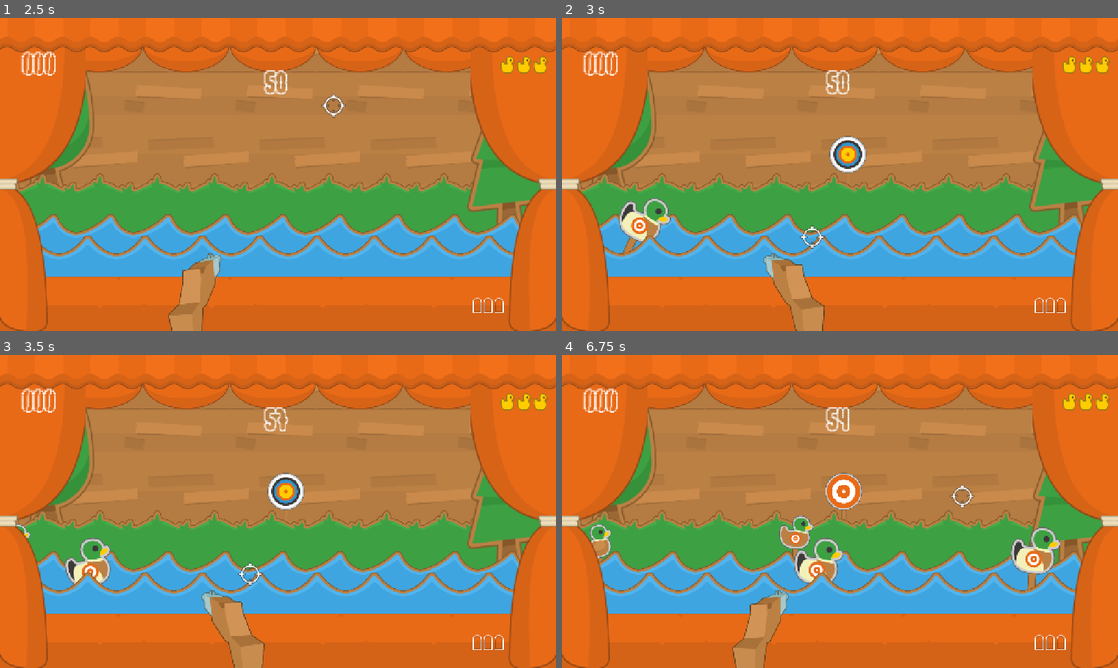
Above: before the commit, frames 1-4 (two rows, left to right).
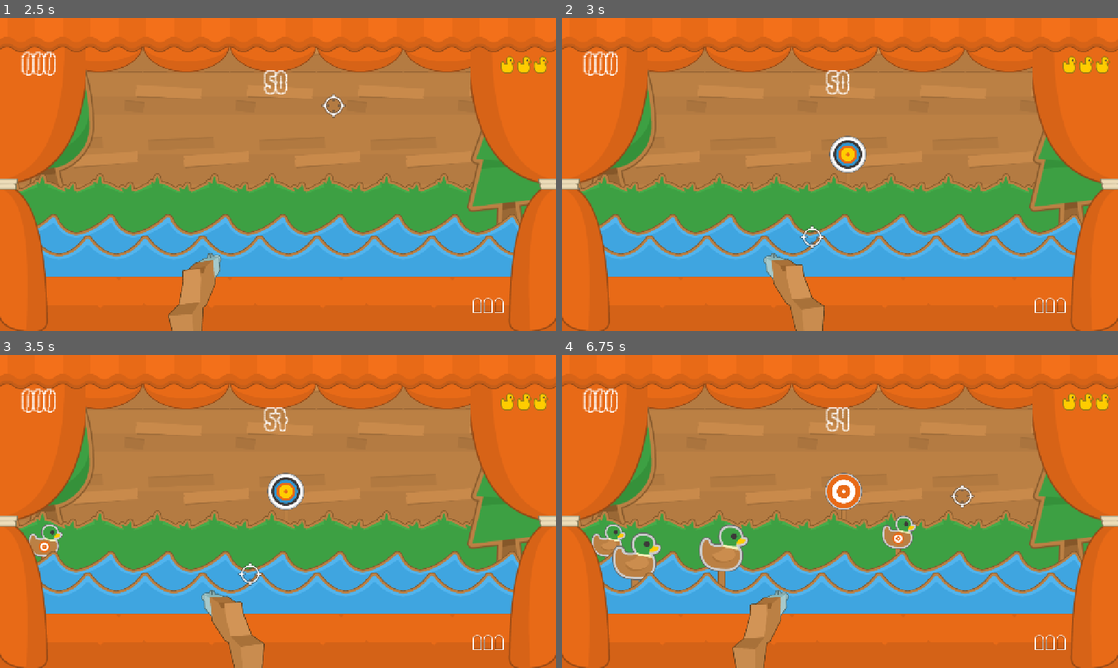
Above: after the commit, the same moments.

Repository: JPlimajots/pluck-and-duck
Game: Godot game, scene res://scenes/palco_principal.tscn
The game is run twice, just before and just after one commit, with the same random seed, the same clock (stepped at 60 frames per second) and the same inputs.
Inputs (mouse positions are in pixels of both pictures, inside the frame that each line leads up to):
- Up to frame 1 (2.5 s): tap Enter at 0.5 s; move the mouse to (400, 158) at 0.52 s; click (400, 158) at 0.67 s; move the mouse to (166, 190) at 1.27 s; click (166, 190) at 1.42 s; tap Space at 2 s; move the mouse to (333, 105) at 2.02 s; click (333, 105) at 2.17 s
- Up to frame 2 (3 s): move the mouse to (812, 237) at 2.77 s; click (812, 237) at 2.92 s
- Up to frame 3 (3.5 s): no input
- Up to frame 4 (6.75 s): move the mouse to (1006, 558) at 3.52 s; click (1006, 558) at 3.67 s; move the mouse to (673, 464) at 4.27 s; click (673, 464) at 4.42 s; move the mouse to (867, 511) at 5.02 s; click (867, 511) at 5.17 s; move the mouse to (756, 433) at 5.77 s; click (756, 433) at 5.92 s; move the mouse to (962, 495) at 6.52 s; click (962, 495) at 6.67 s

Frame 1 is identical in both runs. In frame 2, 0.8% of the frame differs, in the area x 2-20%, y 54-76%; in frame 3, 1.1%; in frame 4, 4.4%, in the area x 5-90%, y 51-76%.

Commit message:
fix: probabilidade decimal no spawner de alvos e patos

Diff:
--- a/scenes/pato.tscn
+++ b/scenes/pato.tscn
@@ -21,6 +21,7 @@
 script = ExtResource("1_j5xjf")
 textura_tabua_quebrada = ExtResource("2_2jdip")
 textura_pato_costas = ExtResource("3_x7n1l")
+velocidade = 200.0
 
 [node name="DobradicaPivo" type="Node2D" parent="." unique_id=2010598532]
 position = Vector2(-4, 161)
--- a/scenes/pato_branco.tscn
+++ b/scenes/pato_branco.tscn
@@ -8,7 +8,7 @@
 velocidade_onda = 10.0
 angulo_pendulo = 25.0
 velocidade_pendulo = 8.0
-velocidade = 250.0
+velocidade = 300.0
 pontos_abate = 20
 
 [node name="Sprite2D" parent="DobradicaPivo" parent_id_path=PackedInt32Array(2010598532) index="0" unique_id=1493090595]
--- a/scripts/palco_principal.gd
+++ b/scripts/palco_principal.gd
@@ -74,7 +74,7 @@
 	var chance = randf()
 	if chance <= 0.60:
 		novo_pato = cena_pato.instantiate()
-	elif chance <= 80:
+	elif chance <= 0.80:
 		novo_pato = cena_pato_branco.instantiate()
 	else:
 		novo_pato = cena_pato_inocente.instantiate()
@@ -134,7 +134,7 @@
 		novo_alvo = cena_alvo_branco.instantiate()
 	elif chance <= 0.80:
 		novo_alvo = cena_alvo_explosivo.instantiate()
-	elif chance <= 90:
+	elif chance <= 0.90:
 		novo_alvo = cena_alvo_municao.instantiate()
 	else:
 		novo_alvo = cena_alvo_frenzy.instantiate()
